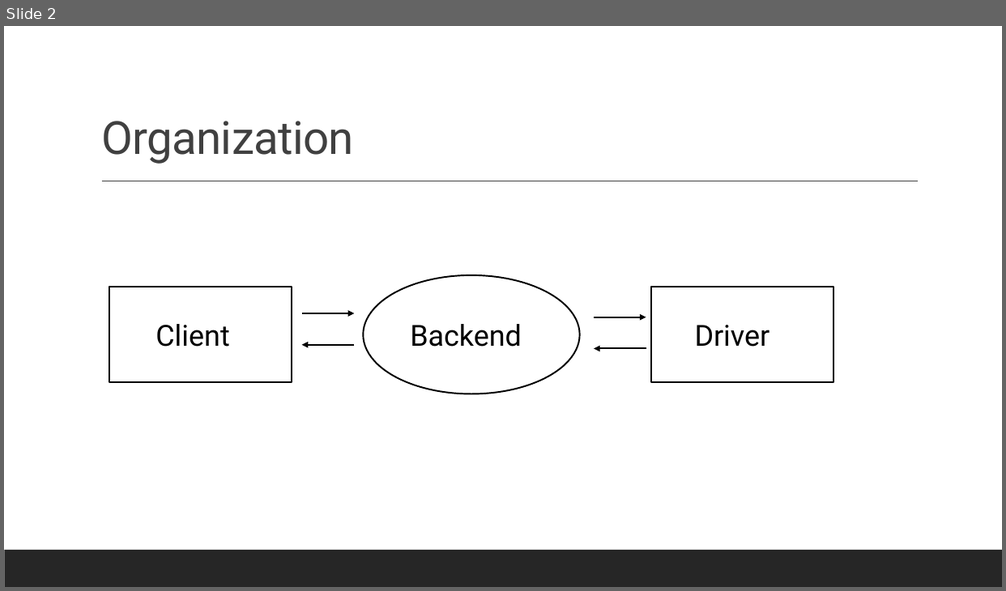
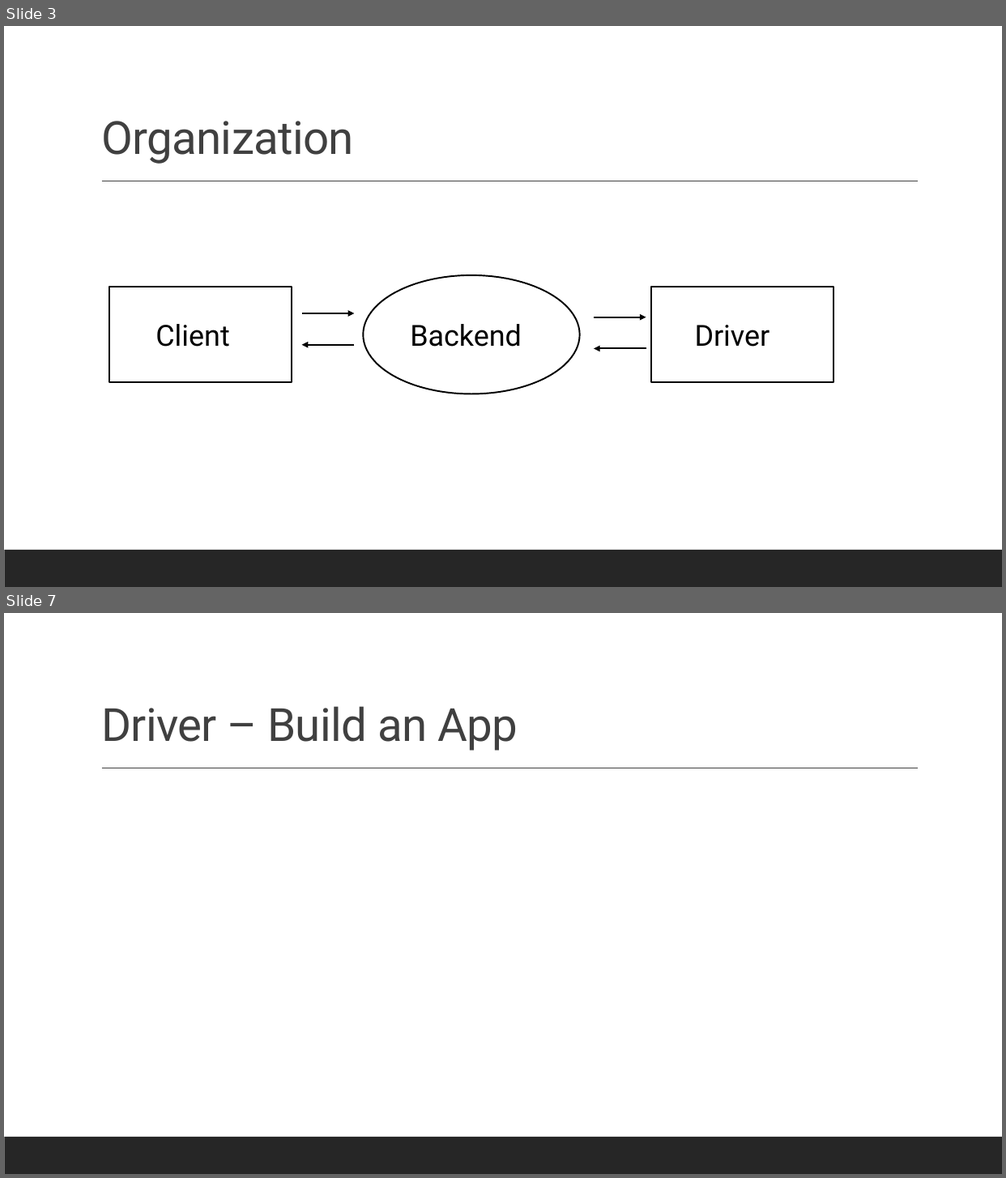
Before and after one commit to AlbinMamuti/PTV_BDI_B, a slide deck: Presentation.pptx. Shown one above the other, each under a label of ours: slide 2 before the commit, slides 3 and 7 after it; the slides between them are not shown. The pictures are 1006x591 and 1006x1178 pixels, drawn with LibreOffice and Linux fonts; fonts in the diff are those of the drawing. Boxes give left, top, right and bottom in pixels: in the first picture for what was removed or moved away, otherwise in the second. Text is boxed around its words. In the diff, an @@ line names an element or a change of style, - is before the commit and + after.

```diff
--- a/Presentation.pptx
+++ b/Presentation.pptx
@@ slide 7 added at (4, 613, 1002, 1174), background #FFFFFF; not listed: 2 template elements that a slide beside it also shows @@
@@ title added at (101, 706, 518, 751), 44 pt, text #404040 @@
+Driver – Build an App
@@ what was slide 2 is now slide 3 @@
```
Also in this commit, not shown: 3 slides changed, 1 other slide added.
